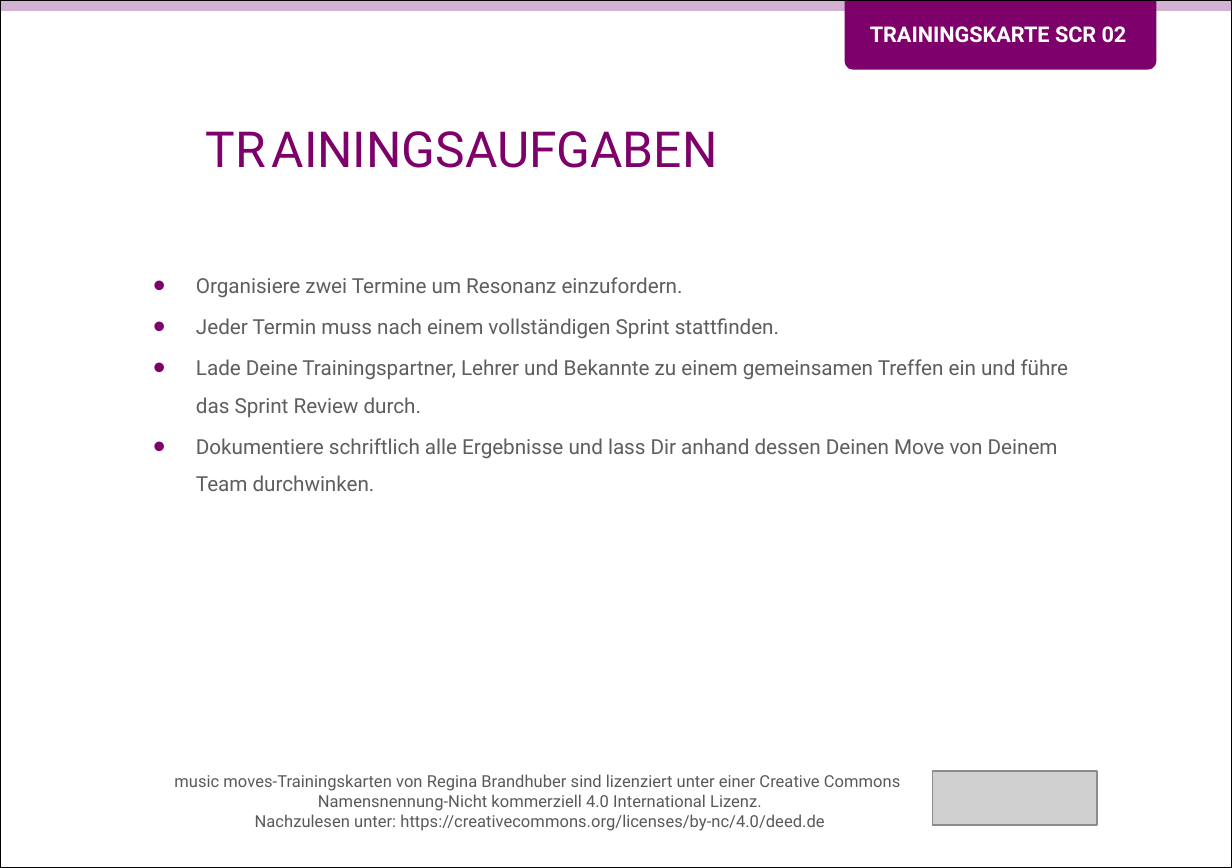
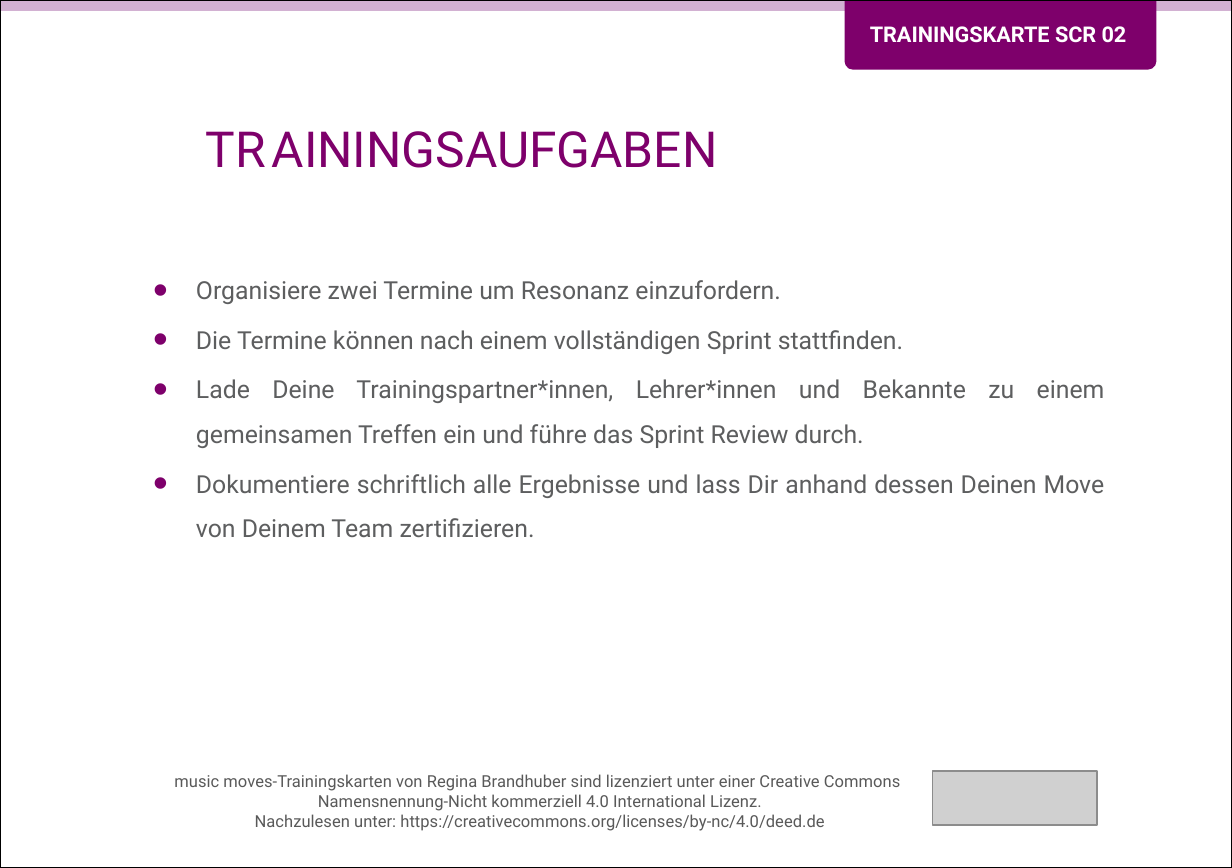
Before and after one commit to Teamtool/training-materials, a slide deck: slide 2 of training-cards/music moves/Scrum (SCR)/ger/apprentice/ger_SCR_02_Resonanz_finden_MM_A.pptx. Drawn at 1232x868 pixels with LibreOffice and Linux fonts; fonts in the diff are those of the drawing; grey boxes stand for pictures; background and template pictures are left out. Boxes give left, top, right and bottom in pixels: in the first picture for what was removed or moved away, otherwise in the second. Text is boxed around its words. In the diff, an @@ line names an element or a change of style, - is before the commit and + after.

```diff
--- a/training-cards/music moves/Scrum (SCR)/ger/apprentice/ger_SCR_02_Resonanz_finden_MM_A.pptx
+++ b/training-cards/music moves/Scrum (SCR)/ger/apprentice/ger_SCR_02_Resonanz_finden_MM_A.pptx
@@ text at (x1=196, y1=280, x2=780, y2=304): size 10 to 12 pt in "Organisiere zwei Termine um Resonanz einzufordern."; alignment left to justified @@
@@ text at (x1=196, y1=330, x2=1105, y2=537): text changed; size 10 to 12 pt @@
-• Jeder Termin muss nach einem vollständigen Sprint stattfinden.
-• Lade Deine Trainingspartner, Lehrer und Bekannte zu einem gemeinsamen Treffen ein und führe das Sprint Review durch.
-• Dokumentiere schriftlich alle Ergebnisse und lass Dir anhand dessen Deinen Move von Deinem Team durchwinken.
+• Die Termine können nach einem vollständigen Sprint stattfinden.
+• Lade Deine Trainingspartner*innen, Lehrer*innen und Bekannte zu einem gemeinsamen Treffen ein und führe das Sprint Review durch.
+• Dokumentiere schriftlich alle Ergebnisse und lass Dir anhand dessen Deinen Move von Deinem Team zertifizieren.
```
Also in this commit, not shown: 1 other slide changed, 1 other file.
